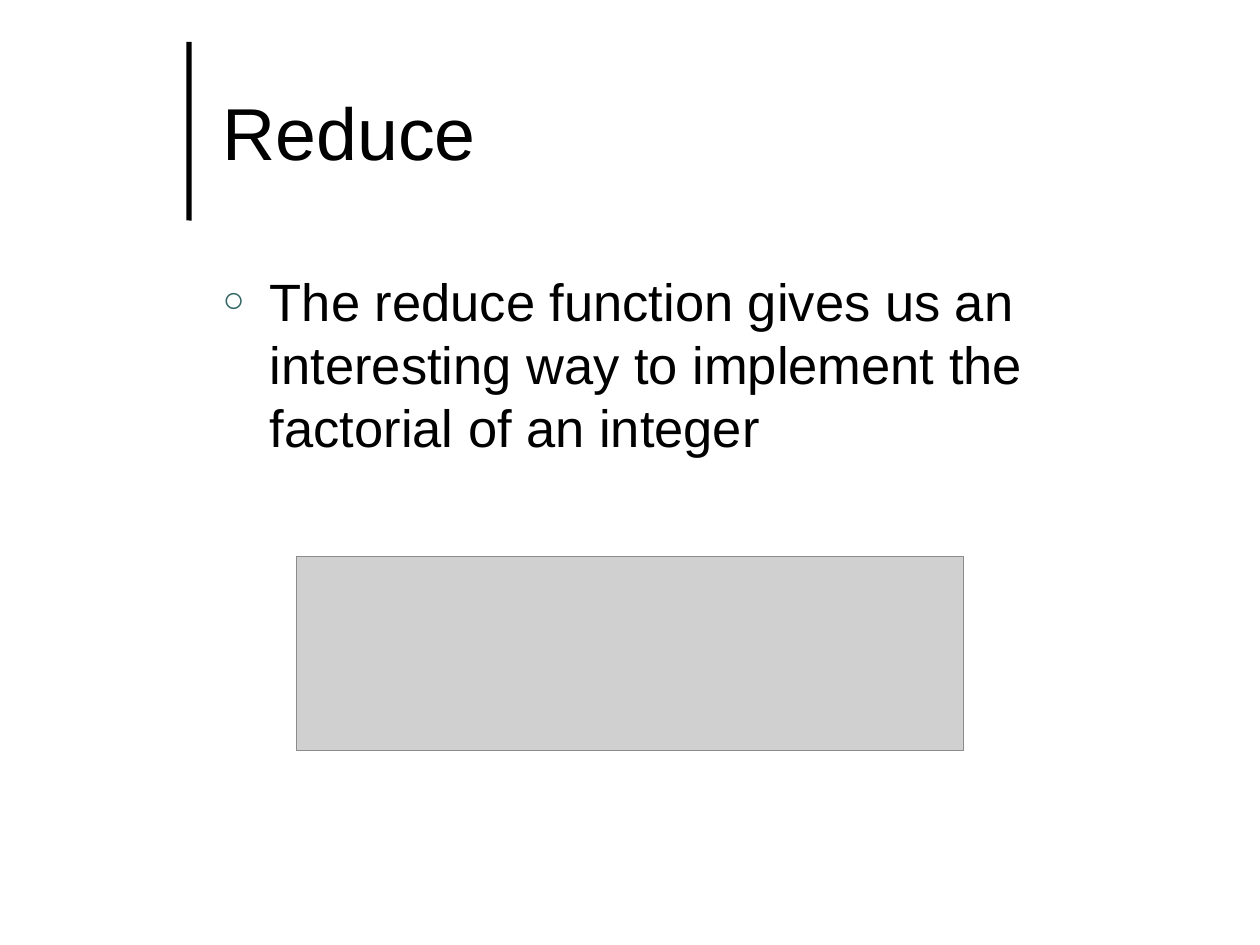
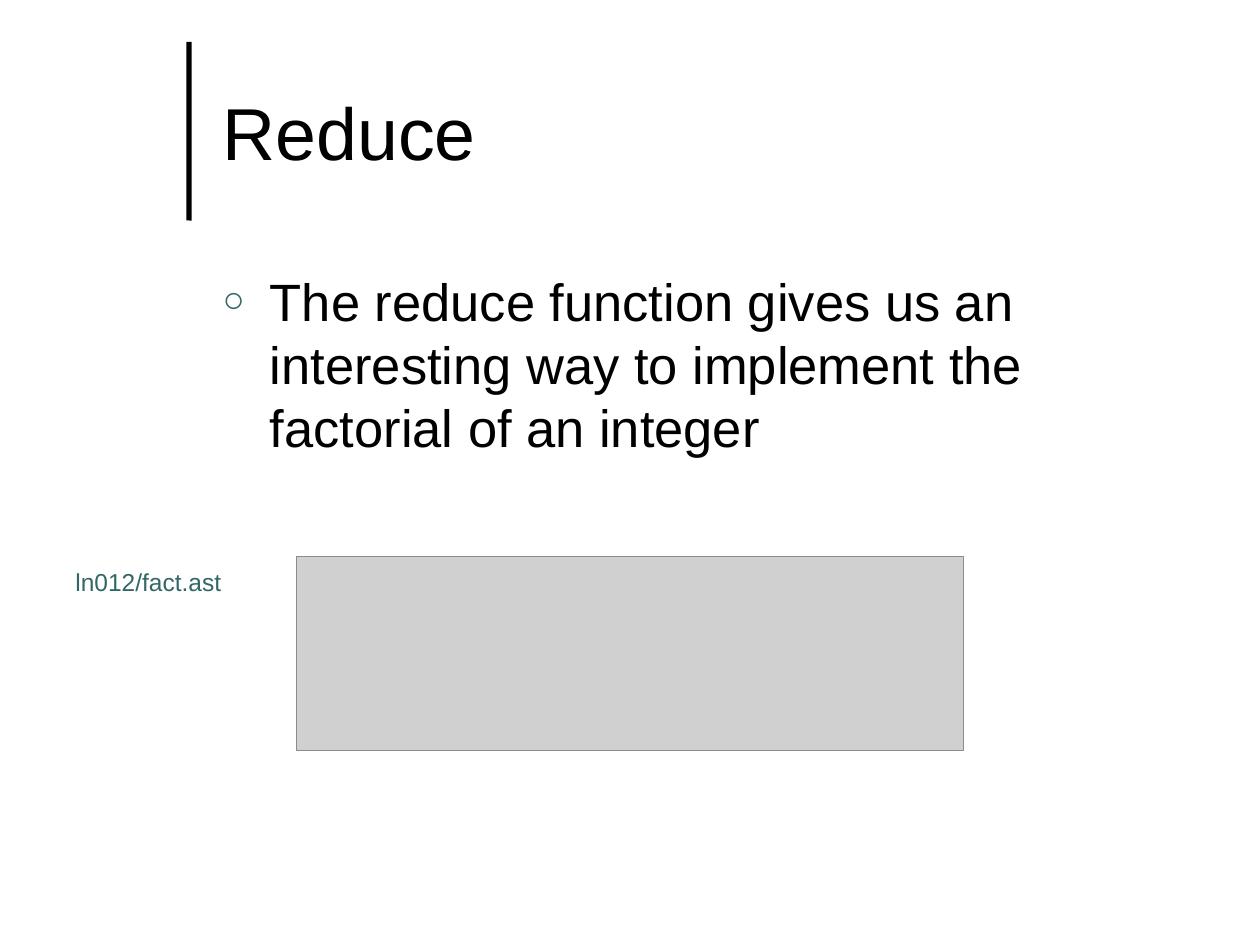
Before and after one commit to lutzhamel/CSC493, a slide deck: slide 13 of notes/csc493-ln012.pptx. Drawn at 1260x945 pixels with LibreOffice and Linux fonts; fonts in the diff are those of the drawing; grey boxes stand for pictures; background and template pictures are left out. Boxes give left, top, right and bottom in pixels: in the first picture for what was removed or moved away, otherwise in the second. Text is boxed around its words. In the diff, an @@ line names an element or a change of style, - is before the commit and + after.

```diff
--- a/notes/csc493-ln012.pptx
+++ b/notes/csc493-ln012.pptx
@@ text added at bbox=[75, 573, 221, 592], 14 pt, text #336666 @@
+ln012/fact.ast
```
Also in this commit, not shown: 5 other slides changed, 16 other files.
